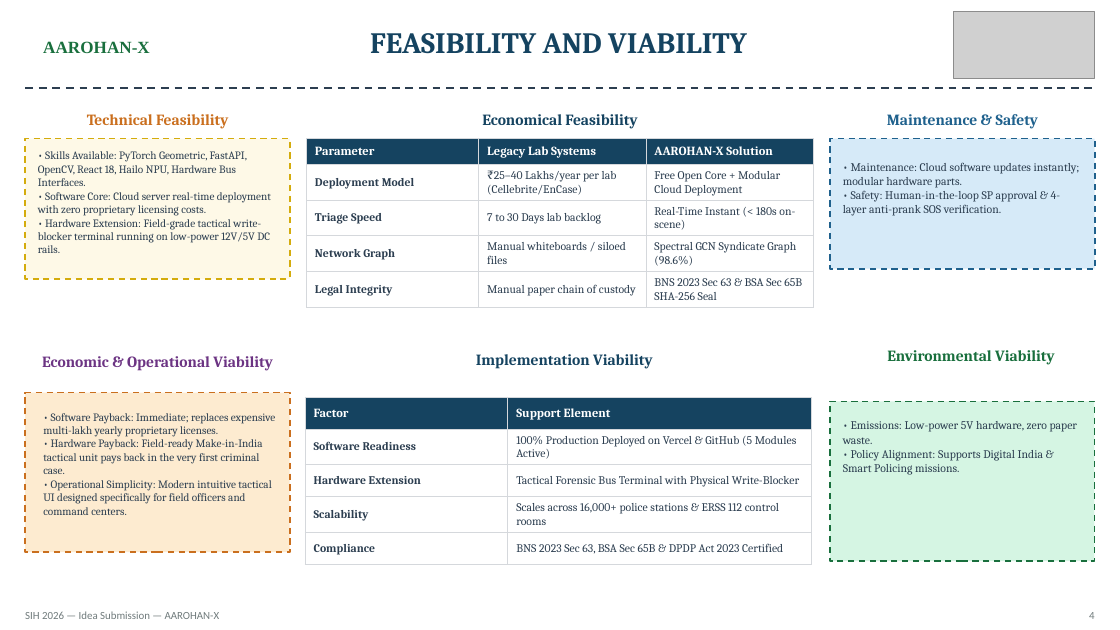
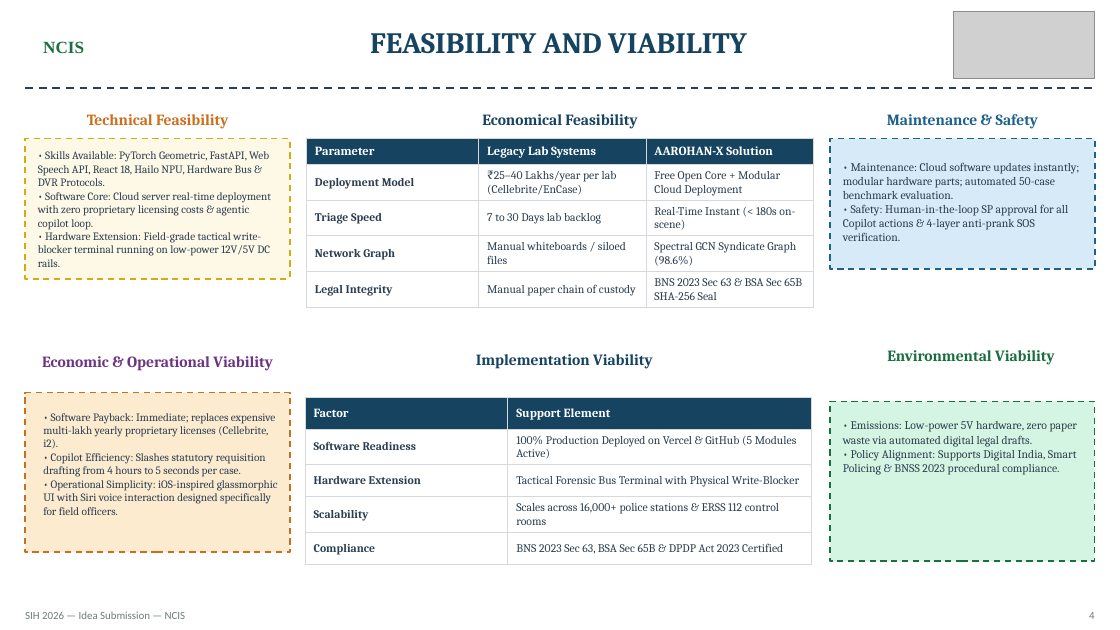
Before and after one commit to muhammedmaahir68-droid/cyber-kit, a slide deck: slide 4 of presentation/SIH_Ideate_Template_AAROHAN-X.pptx. Drawn at 1120x630 pixels with LibreOffice and Linux fonts; fonts in the diff are those of the drawing; grey boxes stand for pictures. Boxes give left, top, right and bottom in pixels: in the first picture for what was removed or moved away, otherwise in the second. Text is boxed around its words. In the diff, an @@ line names an element or a change of style, - is before the commit and + after.

Commit message:
docs: Update 6-slide PPTX, Master Presentation Script, and Operations Manual with Case Copilot and SIH26150

```diff
--- a/presentation/SIH_Ideate_Template_AAROHAN-X.pptx
+++ b/presentation/SIH_Ideate_Template_AAROHAN-X.pptx
@@ text at box(43, 41, 84, 53): text changed @@
-AAROHAN-X
+NCIS
@@ text at box(38, 151, 271, 230): text changed @@
-• Skills Available: PyTorch Geometric, FastAPI, OpenCV, React 18, Hailo NPU, Hardware Bus Interfaces.
-• Software Core: Cloud server real-time deployment with zero proprietary licensing costs.
+• Skills Available: PyTorch Geometric, FastAPI, Web Speech API, React 18, Hailo NPU, Hardware Bus & DVR Protocols.
+• Software Core: Cloud server real-time deployment with zero proprietary licensing costs & agentic copilot loop.
@@ text at box(843, 162, 1080, 241): text changed @@
-• Maintenance: Cloud software updates instantly; modular hardware parts.
-• Safety: Human-in-the-loop SP approval & 4-layer anti-prank SOS verification.
+• Maintenance: Cloud software updates instantly; modular hardware parts; automated 50-case benchmark evaluation.
+• Safety: Human-in-the-loop SP approval for all Copilot actions & 4-layer anti-prank SOS verification.
@@ text at box(43, 413, 278, 515): text changed @@
-• Software Payback: Immediate; replaces expensive multi-lakh yearly proprietary licenses.
-• Hardware Payback: Field-ready Make-in-India tactical unit pays back in the very first criminal case.
-• Operational Simplicity: Modern intuitive tactical UI designed specifically for field officers and command centers.
+• Software Payback: Immediate; replaces expensive multi-lakh yearly proprietary licenses (Cellebrite, i2).
+• Copilot Efficiency: Slashes statutory requisition drafting from 4 hours to 5 seconds per case.
+• Operational Simplicity: iOS-inspired glassmorphic UI with Siri voice interaction designed specifically for field officers.
@@ text at box(843, 421, 1078, 475): text changed @@
-• Emissions: Low-power 5V hardware, zero paper waste.
-• Policy Alignment: Supports Digital India & Smart Policing missions.
+• Emissions: Low-power 5V hardware, zero paper waste via automated digital legal drafts.
+• Policy Alignment: Supports Digital India, Smart Policing & BNSS 2023 procedural compliance.
@@ text at box(25, 611, 186, 619): text changed @@
-SIH 2026 — Idea Submission — AAROHAN-X
+SIH 2026 — Idea Submission — NCIS
```
Also in this commit, not shown: 5 other slides changed, 5 other files.
